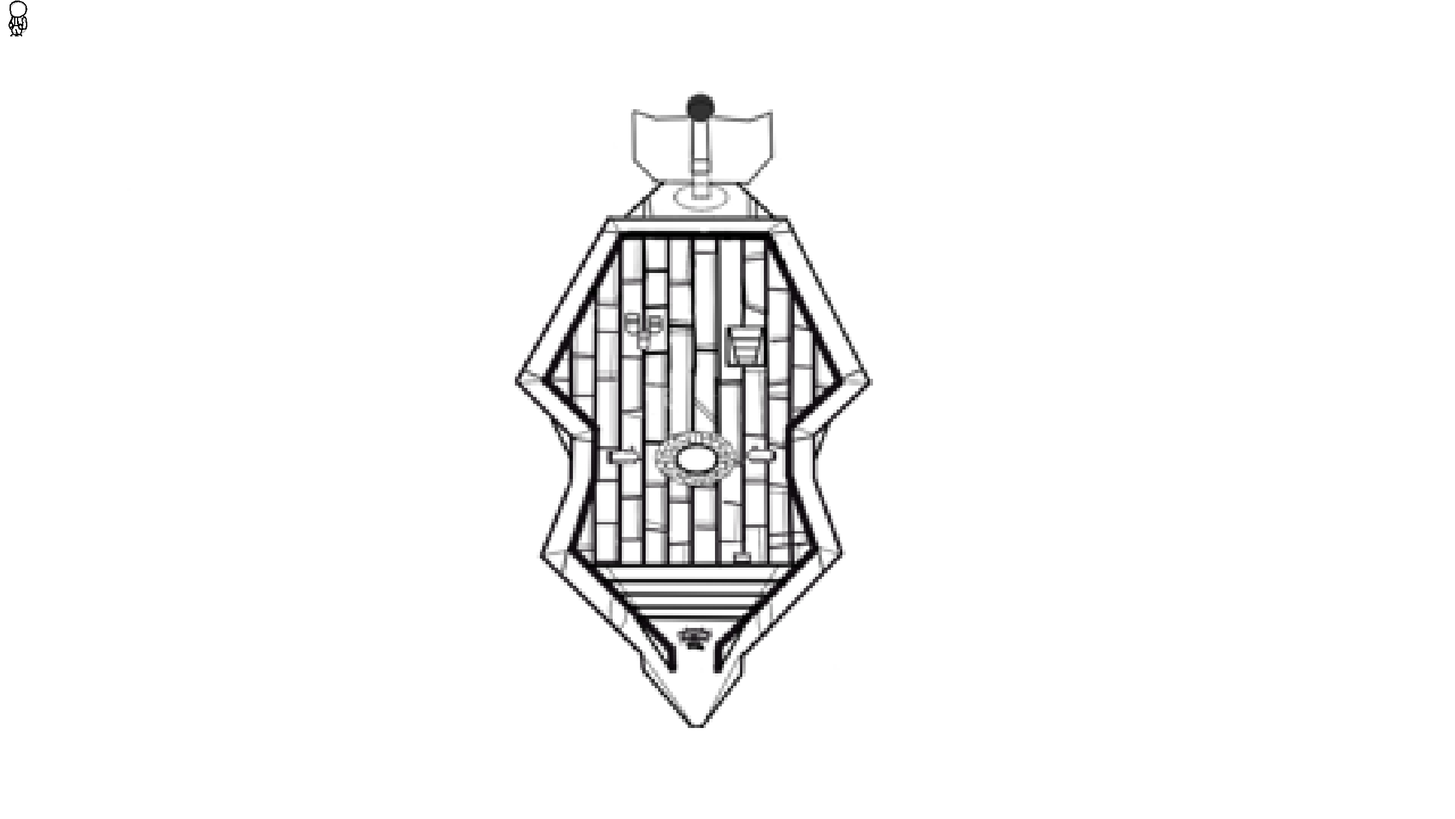
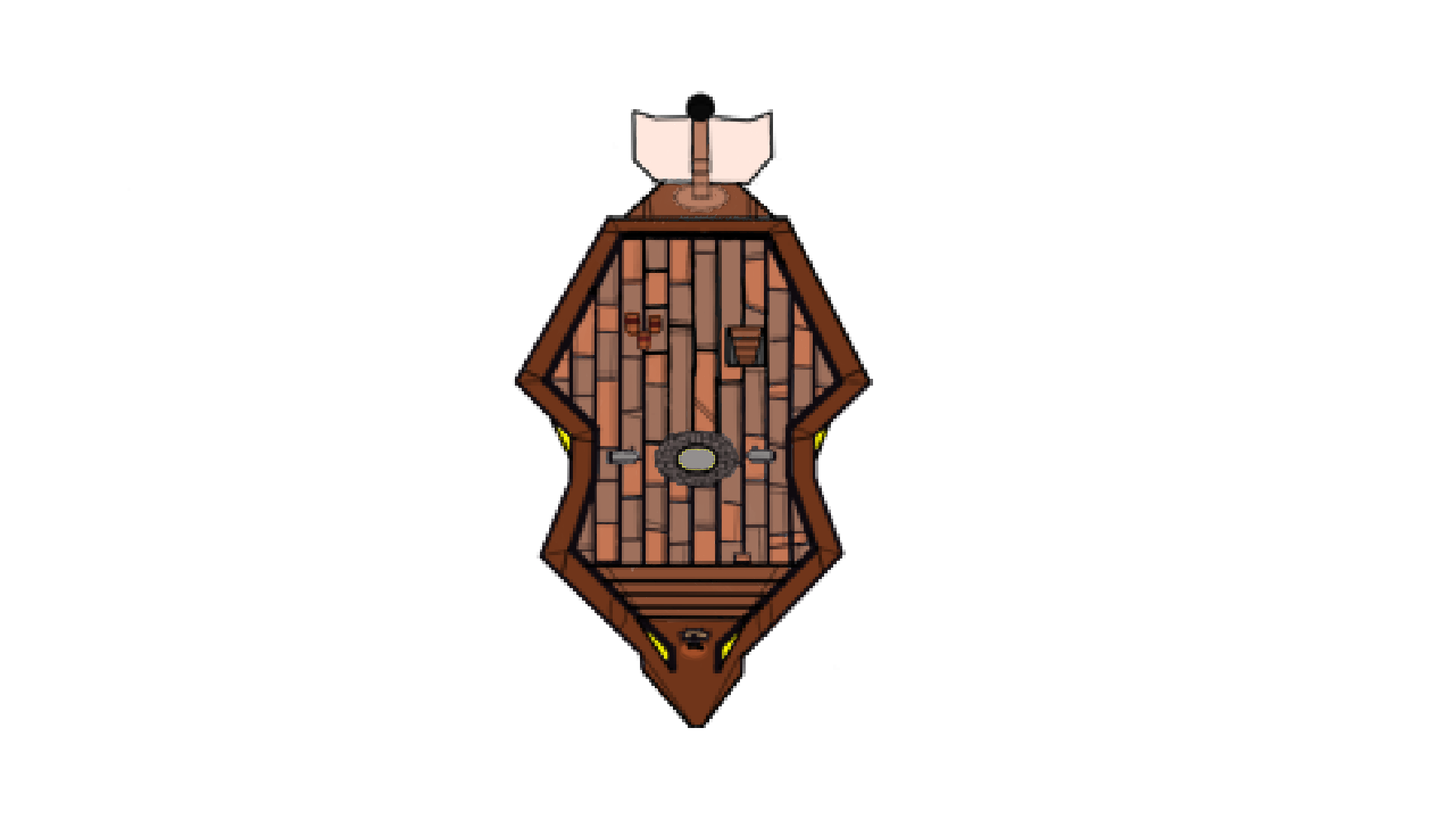
Revision of a layered (1455, 819) image; what changed, layer by layer:
removed layer "Background" (1st of 2) over (8, 0, 28, 37)
added layer "Copiar de Pintar camada 1" above "Pintar camada 1" over (512, 90, 874, 728)
painted on "Pintar camada 1" over (512, 90, 874, 728)
